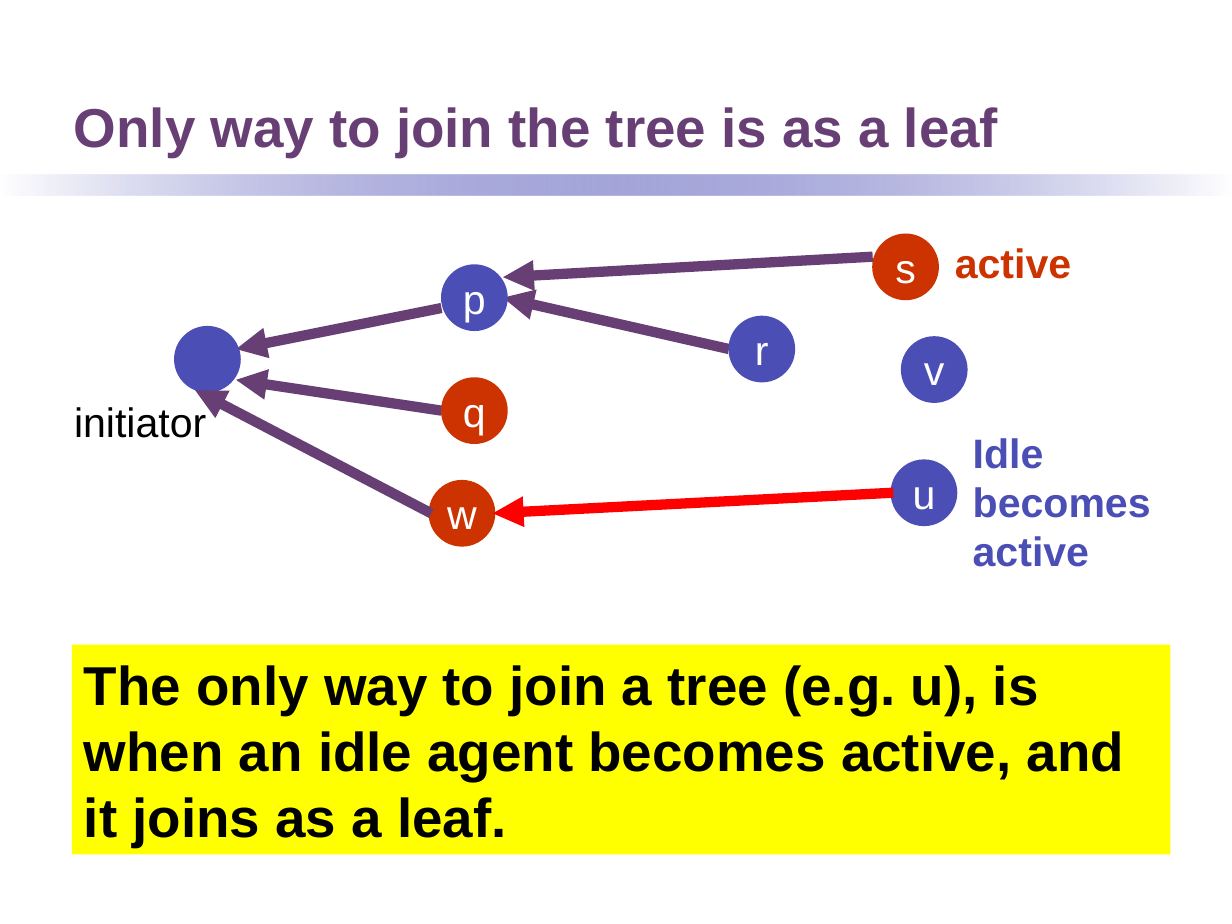
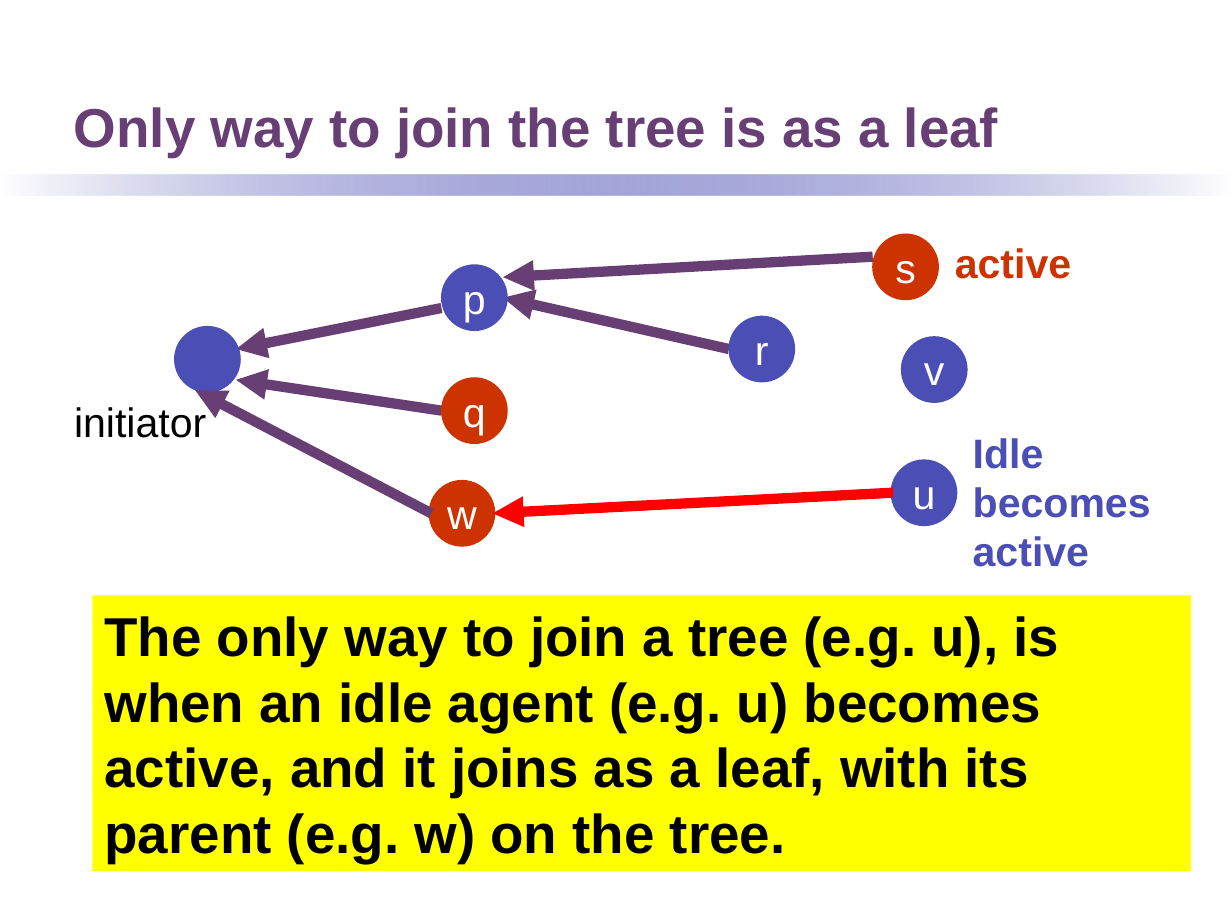
Before and after one commit to kmchandy/kmchandy.github.io, a slide deck: slide 31 of DiffusingComputations/DiffusingComputations.ppt. Drawn at 1232x924 pixels with LibreOffice and Linux fonts; fonts in the diff are those of the drawing. Boxes give left, top, right and bottom in pixels: in the first picture for what was removed or moved away, otherwise in the second. Text is boxed around its words. In the diff, an @@ line names an element or a change of style, - is before the commit and + after.

```diff
--- a/DiffusingComputations/DiffusingComputations.ppt
+++ b/DiffusingComputations/DiffusingComputations.ppt
@@ rectangle "The only way to join ...": place and size @@
-rectangle "The only way to join ..." at <box>71,644,1170,854</box>
+rectangle "The only way to join ..." at <box>92,595,1191,871</box>
@@ text in rectangle at <box>104,616,1059,863</box>: text changed @@
-The only way to join a tree (e.g. u), is when an idle agent becomes active, and it joins as a leaf.
+The only way to join a tree (e.g. u), is when an idle agent (e.g. u) becomes active, and it joins as a leaf, with its parent (e.g. w) on the tree.
@@ page number removed at <box>1080,854,1107,857</box> @@
-31
```
Also in this commit, not shown: 6 other slides changed, 1 slide added, 20 other files.
